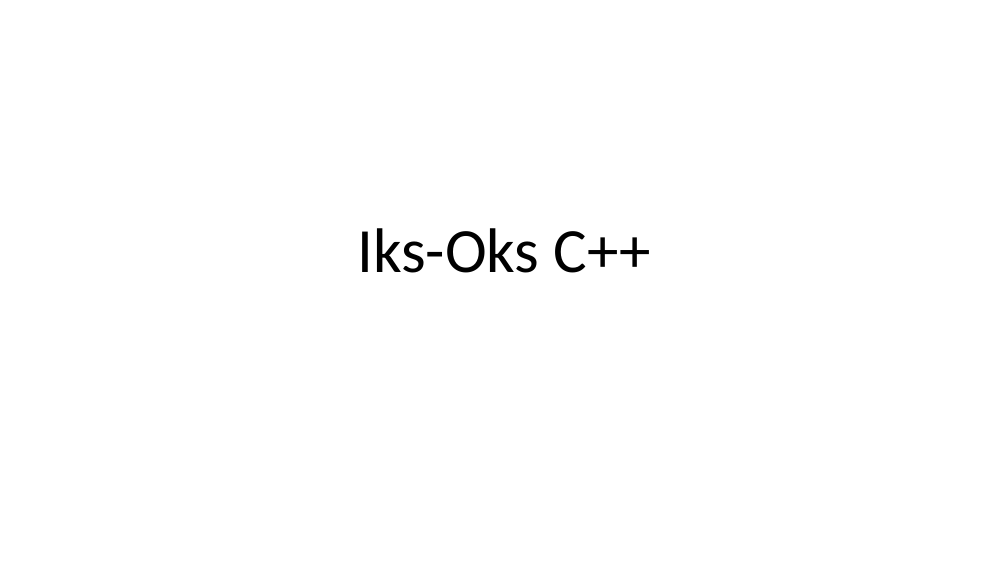
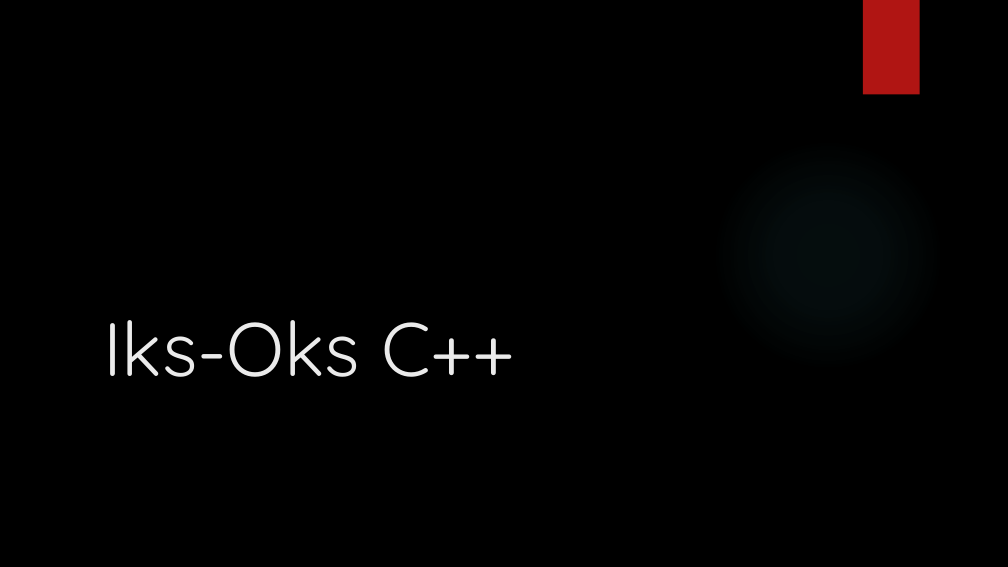
Before and after one commit to DjordjeA/X-O-game, a slide deck: slide 1 of Iks-Oks.pptx. Drawn at 1008x567 pixels with LibreOffice and Linux fonts; fonts in the diff are those of the drawing; background and template pictures are left out. Boxes give left, top, right and bottom in pixels: in the first picture for what was removed or moved away, otherwise in the second. Text is boxed around its words. In the diff, an @@ line names an element or a change of style, - is before the commit and + after.

```diff
--- a/Iks-Oks.pptx
+++ b/Iks-Oks.pptx
@@ background #FFFFFF to picture (left out) @@
@@ rectangle added at (863, 0, 920, 95), fill #B01513 @@
@@ title "Iks-Oks C++": place and size @@
-title "Iks-Oks C++" at (357, 228, 651, 273)
+title "Iks-Oks C++" at (103, 320, 515, 377)
@@ title "Iks-Oks C++" at (103, 320, 515, 377): size 60 to 72 pt, font Calibri to Quicksand, text colour #000000 to #EBEBEB; alignment centre to left; line spacing 0.9 to 1 @@
@@ ellipse added at (712, 138, 944, 371), fill gradient #50B9C1 @@
```
Also in this commit, not shown: 5 other slides changed.
